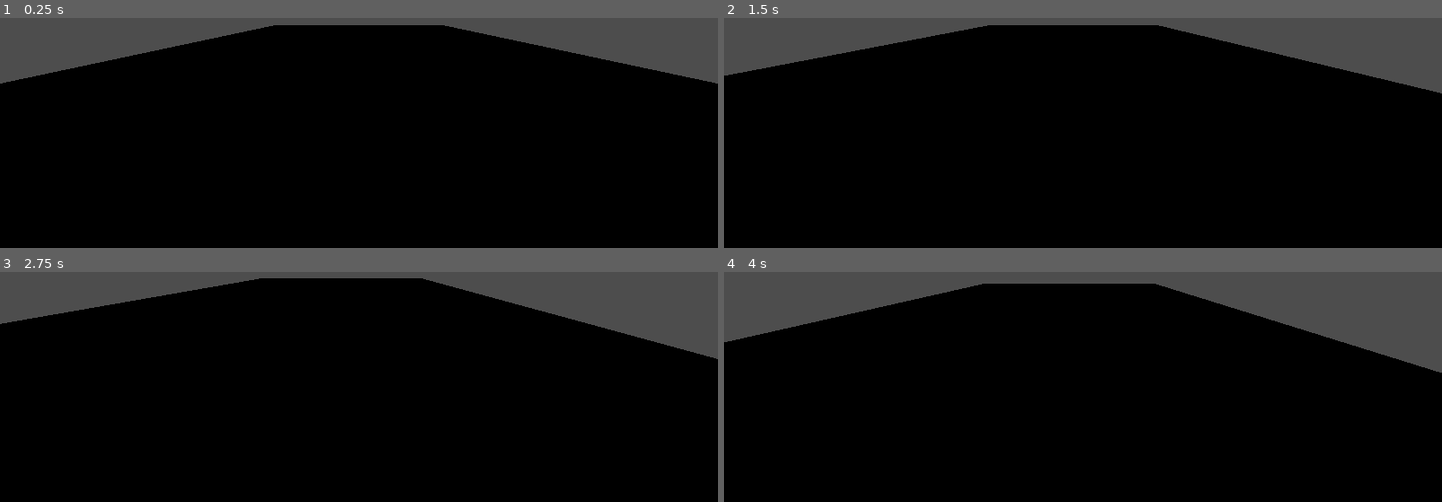
Above: before the commit, frames 1-4 (two rows, left to right).
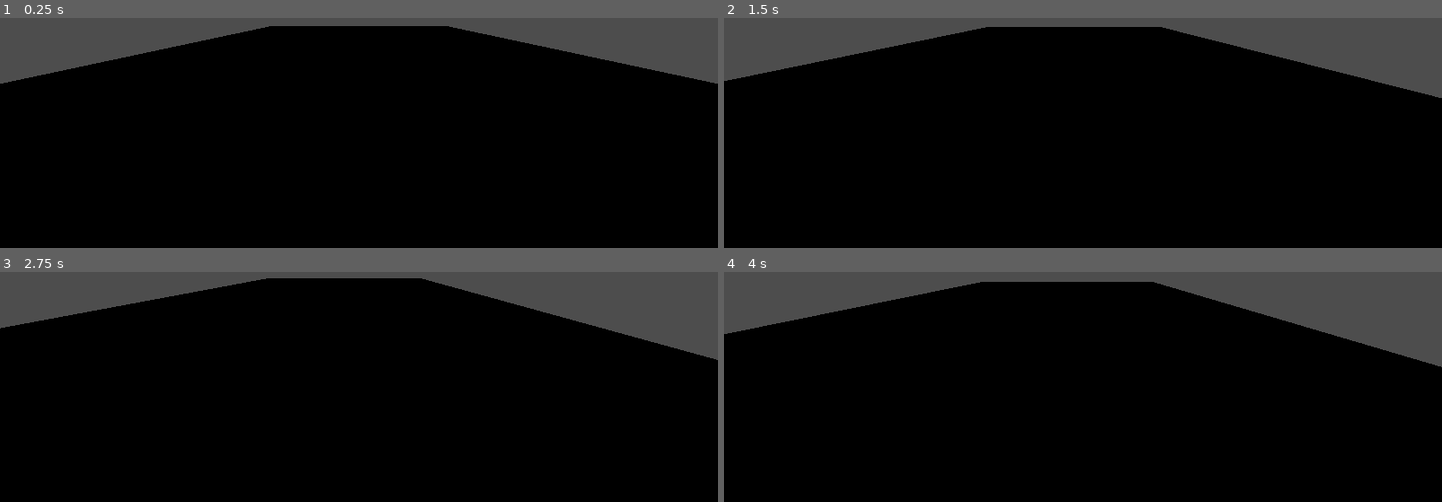
Above: after the commit, the same moments.

Repository: Emmakasaki/Masked-Plague
Game: Godot game, scene res://SRC/Scenes/testworld.tscn
Two runs of this game, one before a commit and one after it. Both use one fixed random seed, a clock stepped at 60 frames per second and the inputs below.
Inputs:
- Up to frame 1 (0.25 s): no input
- Up to frame 2 (1.5 s): tap Enter (ui_accept) at 0.5, 0.77 s; hold D (right) 0.53-1.28 s; hold S (down) from 1.28 s (still down)
- Up to frame 3 (2.75 s): tap Enter (ui_accept) at 1.52 s; release S (down) at 2.03 s; hold D (right) from 2.03 s (still down)
- Up to frame 4 (4 s): release D (right) at 2.78 s; hold W (up) 2.78-3.53 s; tap Enter (ui_accept) at 3.02, 3.77 s; hold A (left) from 3.53 s (still down)

The runs differ from the first frame. In frame 1, 0.1% of the frame differs, in the area x 0-100%, y 3-29%; in frame 2, 1.2%; in frame 3, 0.5%; in frame 4, 1.6%, in the area x 0-100%, y 4-44%.

Commit message:
i dont fucking know
i did sum stuff G

Diff:
--- a/SRC/Scenes/testworld.tscn
+++ b/SRC/Scenes/testworld.tscn
@@ -1,6 +1,7 @@
-[gd_scene load_steps=6 format=3 uid="uid://dv65spvh1ubfe"]
+[gd_scene load_steps=7 format=3 uid="uid://dv65spvh1ubfe"]
 
-[ext_resource type="Script" path="res://CharacterBody3D.gd" id="1_5sgqc"]
+[ext_resource type="Script" path="res://SRC/Scripts/CharacterBody3D.gd" id="1_5sgqc"]
+[ext_resource type="Script" path="res://SRC/Scripts/SmoothCameraFollow.gd" id="1_v1k0d"]
 
 [sub_resource type="PlaneMesh" id="PlaneMesh_ti6kv"]
 
@@ -20,6 +21,11 @@
 mesh = SubResource("PlaneMesh_ti6kv")
 material = SubResource("StandardMaterial3D_h3dle")
 
+[node name="Camera3D" type="Camera3D" parent="."]
+transform = Transform3D(1, 0, 0, 0, 1, 0, 0, 0, 1, 0, 2, 2)
+fov = 130.868
+script = ExtResource("1_v1k0d")
+
 [node name="CharacterBody3D" type="CharacterBody3D" parent="."]
 script = ExtResource("1_5sgqc")
 
@@ -30,7 +36,3 @@
 [node name="CollisionShape3D" type="CollisionShape3D" parent="CharacterBody3D"]
 transform = Transform3D(0.626165, 0, 0, 0, 1.16269, 0, 0, 0, 0.000397564, 0, 0.610633, 0)
 shape = SubResource("ConvexPolygonShape3D_1n8ay")
-
-[node name="Camera3D" type="Camera3D" parent="CharacterBody3D"]
-transform = Transform3D(1, 0, 0, 0, 1, 0, 0, 0, 1, 0, 2, 2)
-fov = 130.868
--- /dev/null
+++ b/SRC/Scripts/SmoothCameraFollow.gd
@@ -0,0 +1,13 @@
+extends Camera3D
+
+# Properties
+var CamTarg: Node3D = null
+var follow_speed: float = 5.0
+var offset: Vector3
+
+func _ready():
+	CamTarg = get_parent().get_node("CharacterBody3D")
+	offset = Vector3(0,2,2)
+
+func _process(delta):
+	self.transform.origin = lerp(self.transform.origin, CamTarg.transform.origin + offset, follow_speed * delta)
Renamed: CharacterBody3D.gd -> SRC/Scripts/CharacterBody3D.gd
